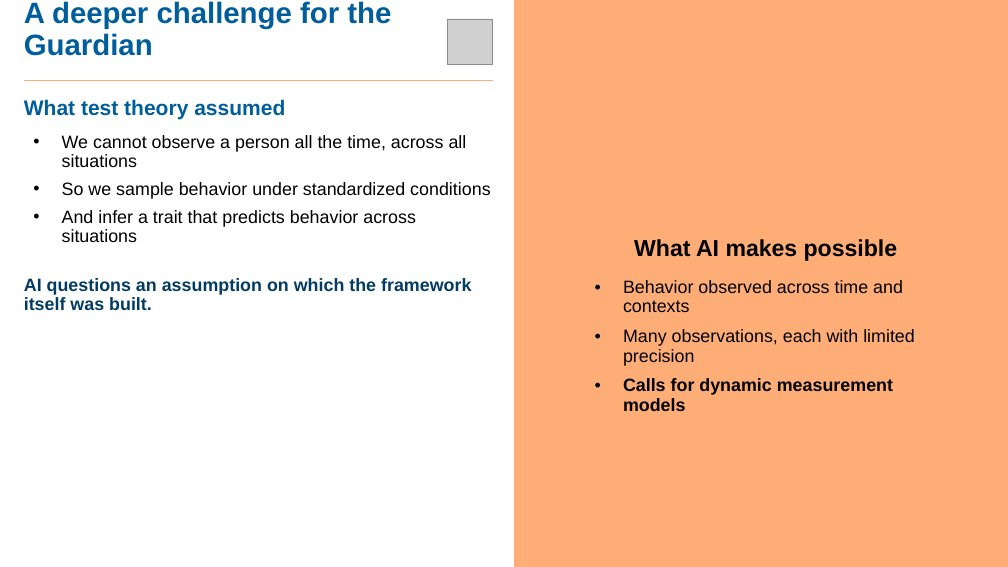
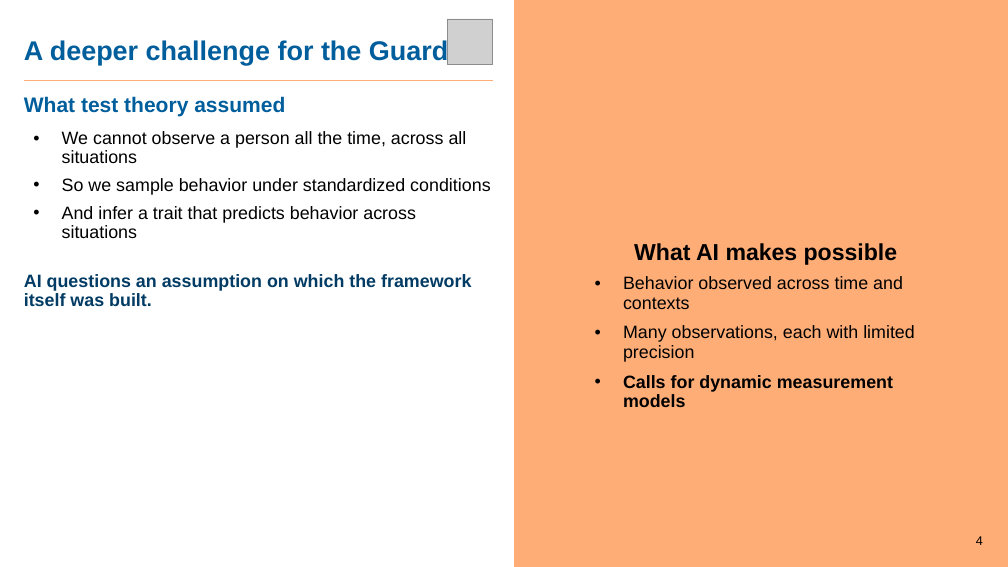
Before and after one commit to dbetebenner/AIME_2026_Panel_Presentation, a slide deck: slide 4 of Assets/Frank_Rijmen/Rijmen_AIME2026_provocation_Cambium.pptx. Drawn at 1008x567 pixels with LibreOffice and Linux fonts; fonts in the diff are those of the drawing; grey boxes stand for pictures. Boxes give left, top, right and bottom in pixels: in the first picture for what was removed or moved away, otherwise in the second. Text is boxed around its words. In the diff, an @@ line names an element or a change of style, - is before the commit and + after.

```diff
--- a/Assets/Frank_Rijmen/Rijmen_AIME2026_provocation_Cambium.pptx
+++ b/Assets/Frank_Rijmen/Rijmen_AIME2026_provocation_Cambium.pptx
@@ title "A deeper challenge for the ..." at [24, 39, 487, 65]: size 28 to 25.8 pt @@
@@ 3 texts: place and size @@
-3 texts at [24, 99, 915, 411]
+3 texts at [24, 96, 915, 407]
@@ page number added at [976, 536, 983, 545], 12 pt, text #000000 @@
+4
```
Also in this commit, not shown: 4 other slides changed, 7 other files.
